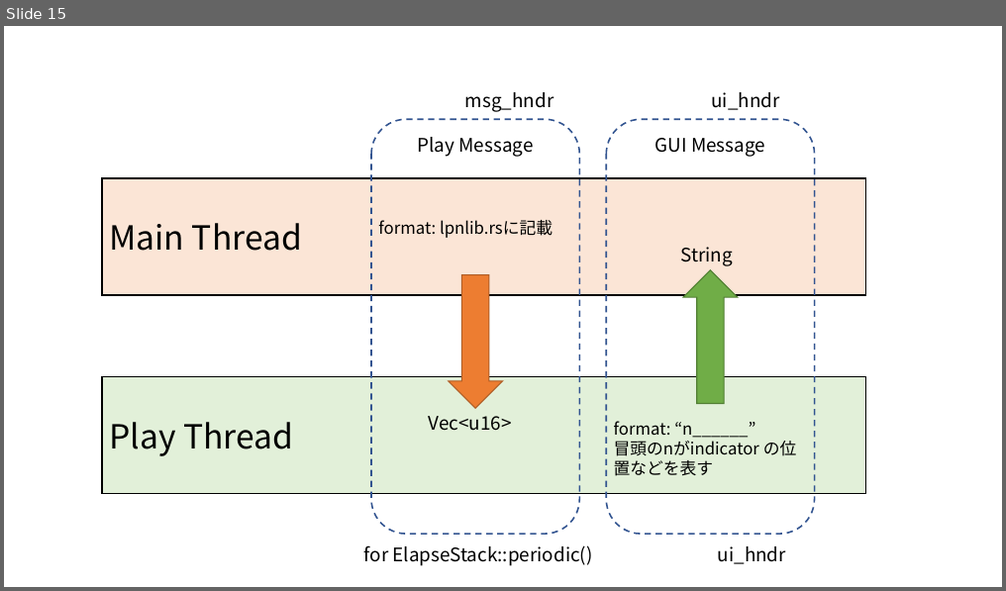
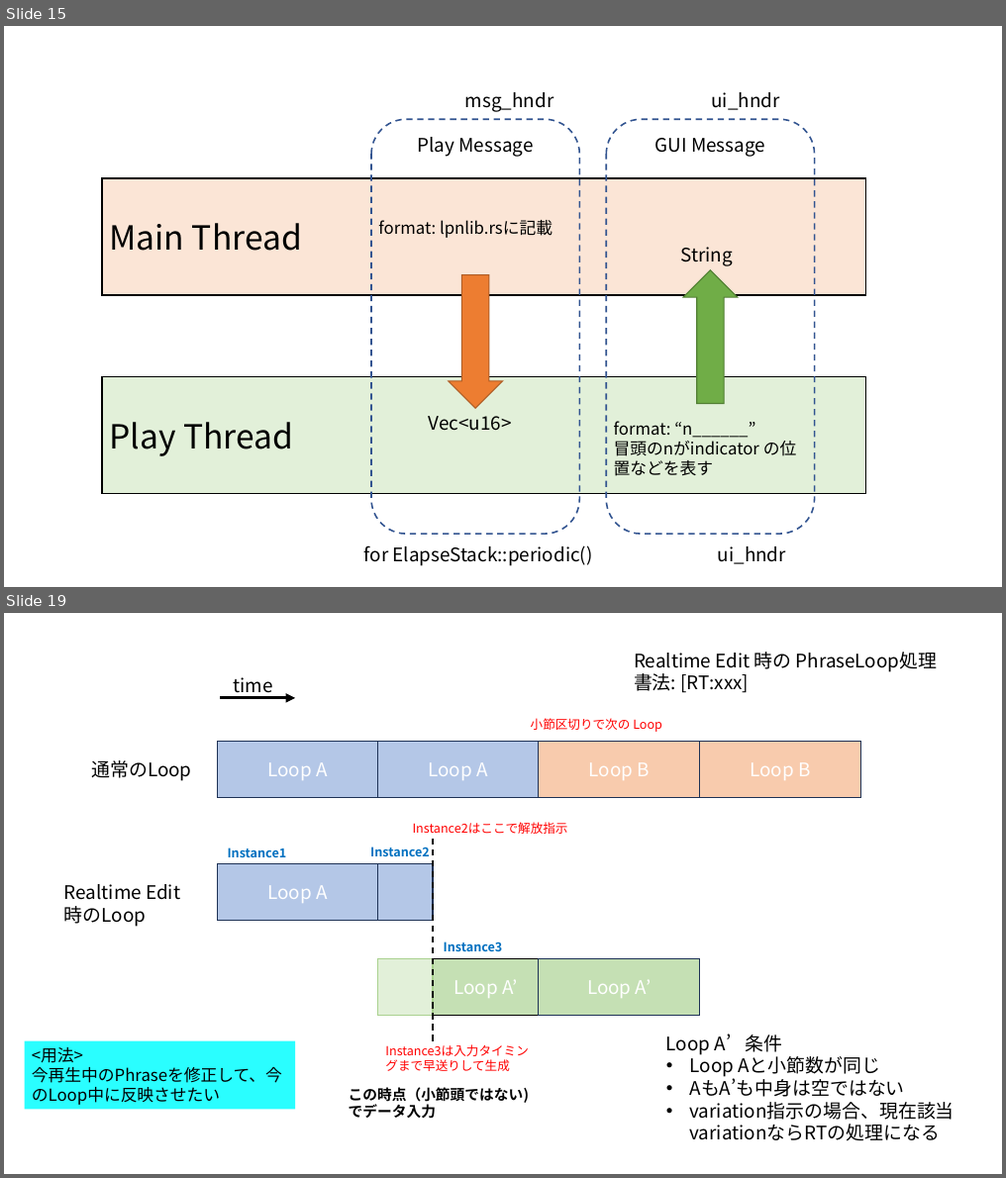
Before and after one commit to hasebems/Loopian_Rust, a slide deck: doc/design.pptx. Shown one above the other, each under a label of ours: slide 15 before the commit, slides 15 and 19 after it; the slides between them are not shown. The pictures are 1006x591 and 1006x1178 pixels, drawn with LibreOffice and Linux fonts; fonts in the diff are those of the drawing. Boxes give left, top, right and bottom in pixels: in the first picture for what was removed or moved away, otherwise in the second. Text is boxed around its words. In the diff, an @@ line names an element or a change of style, - is before the commit and + after.

```diff
--- a/doc/design.pptx
+++ b/doc/design.pptx
@@ slide 19 added at <box>4,613,1002,1174</box>, background #FFFFFF @@
@@ text added at <box>634,652,938,693</box>, 18 pt, text #000000 @@
+Realtime Edit 時の PhraseLoop処理
+書法: [RT:xxx]
@@ arrow added from (221, 698) to (295, 698), #000000 3 pt @@
@@ text added at <box>233,677,272,698</box>, 18 pt, text #000000 @@
+time
@@ text added at <box>531,718,662,732</box>, 12 pt, text #FF0000 @@
+小節区切りで次の Loop
@@ text added at <box>91,761,191,781</box>, 18 pt, text #000000 @@
+通常のLoop
@@ rectangle added at <box>218,742,378,798</box>, fill #B4C7E7, outline #1E3256 1 pt, 18 pt, text #FFFFFF @@
+Loop A
@@ rectangle added at <box>377,742,539,798</box>, fill #B4C7E7, outline #1E3256 1 pt, 18 pt, text #FFFFFF @@
+Loop A
@@ rectangle added at <box>539,742,699,798</box>, fill #F8CBAD, outline #1E3256 1 pt, 18 pt, text #FFFFFF @@
+Loop B
@@ rectangle added at <box>699,742,860,798</box>, fill #F8CBAD, outline #1E3256 1 pt, 18 pt, text #FFFFFF @@
+Loop B
@@ text added at <box>228,848,287,858</box>, 12 pt, text #0070C0, bold @@
+Instance1
@@ text added at <box>370,847,430,857</box>, 12 pt, text #0070C0, bold @@
+Instance2
@@ text added at <box>413,822,568,834</box>, 12 pt, text #FF0000 @@
+Instance2はここで解放指示
@@ line added from (433, 839) to (433, 1042), #000000 1.5 pt dashed @@
@@ rectangle added at <box>218,864,378,921</box>, fill #B4C7E7, outline #1E3256 1 pt, 18 pt, text #FFFFFF @@
+Loop A
@@ rectangle added at <box>377,864,433,921</box>, fill #B4C7E7, outline #1E3256 1 pt @@
@@ text added at <box>64,884,142,900</box>, 18 pt, text #000000 @@
+Realtime Edit時のLoop
@@ rectangle added at <box>377,959,433,1015</box>, fill #E2F0D9, outline #A9D18E 1 pt @@
@@ rectangle added at <box>433,959,539,1015</box>, fill #C5E0B4, outline #000000 1 pt, 18 pt, text #FFFFFF @@
+Loop A’
@@ text added at <box>444,942,503,952</box>, 12 pt, text #0070C0, bold @@
+Instance3
@@ rectangle added at <box>539,959,699,1015</box>, fill #C5E0B4, outline #1E3256 1 pt, 18 pt, text #FFFFFF @@
+Loop A’
@@ rectangle added at <box>24,1042,295,1109</box>, fill #2AFEFF, 16 pt, text #000000 @@
+<用法>
+今再生中のPhraseを修正して、今のLoop中に反映させたい
@@ text added at <box>378,1040,540,1077</box>, 12 pt, text #FF0000 @@
+Instance3は入力タイミングまで早送りして生成
@@ text added at <box>666,1034,954,1142</box>, 18 pt, text #000000 @@
+Loop A’条件
+• Loop Aと小節数が同じ
+• AもA’も中身は空ではない
+• variation指示の場合、現在該当variationならRTの処理になる
@@ text added at <box>349,1087,529,1119</box>, 14 pt, text #000000, bold @@
+この時点（小節頭ではない)でデータ入力
```
Also in this commit, not shown: 4 other slides added, 27 other files.
